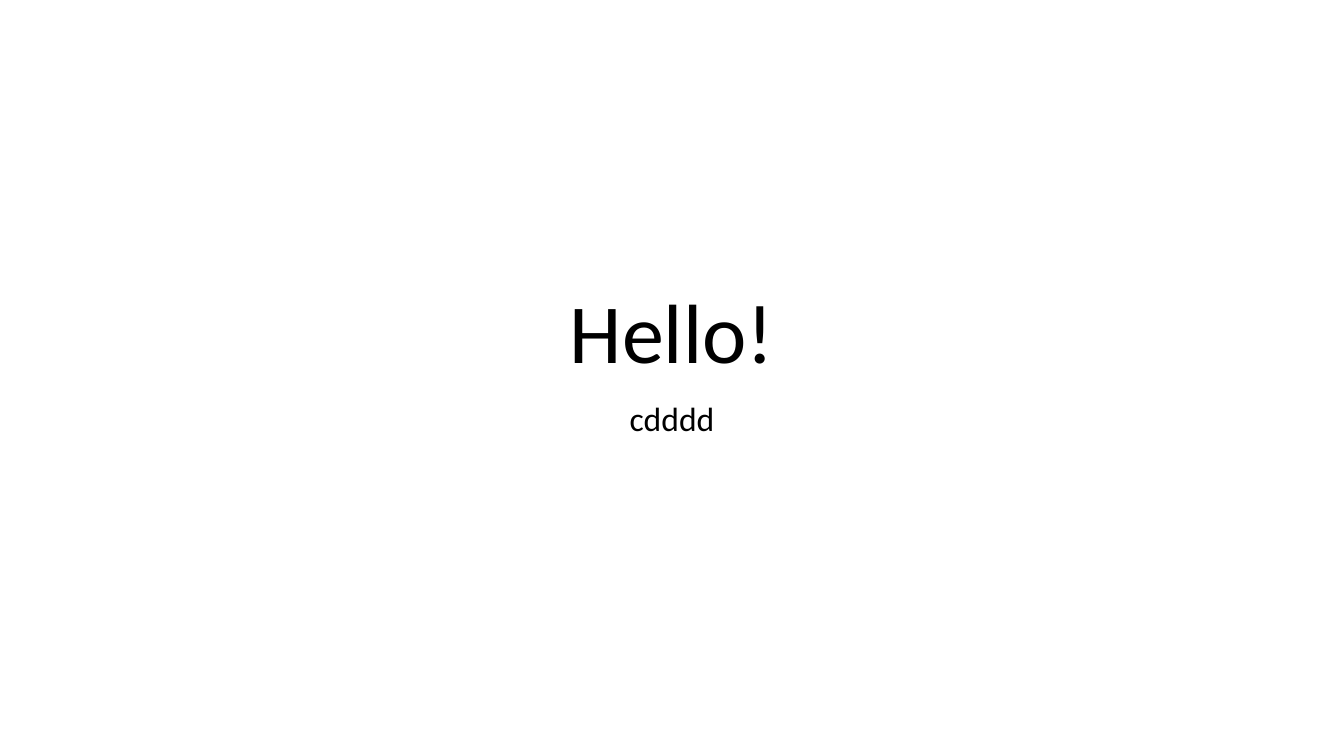
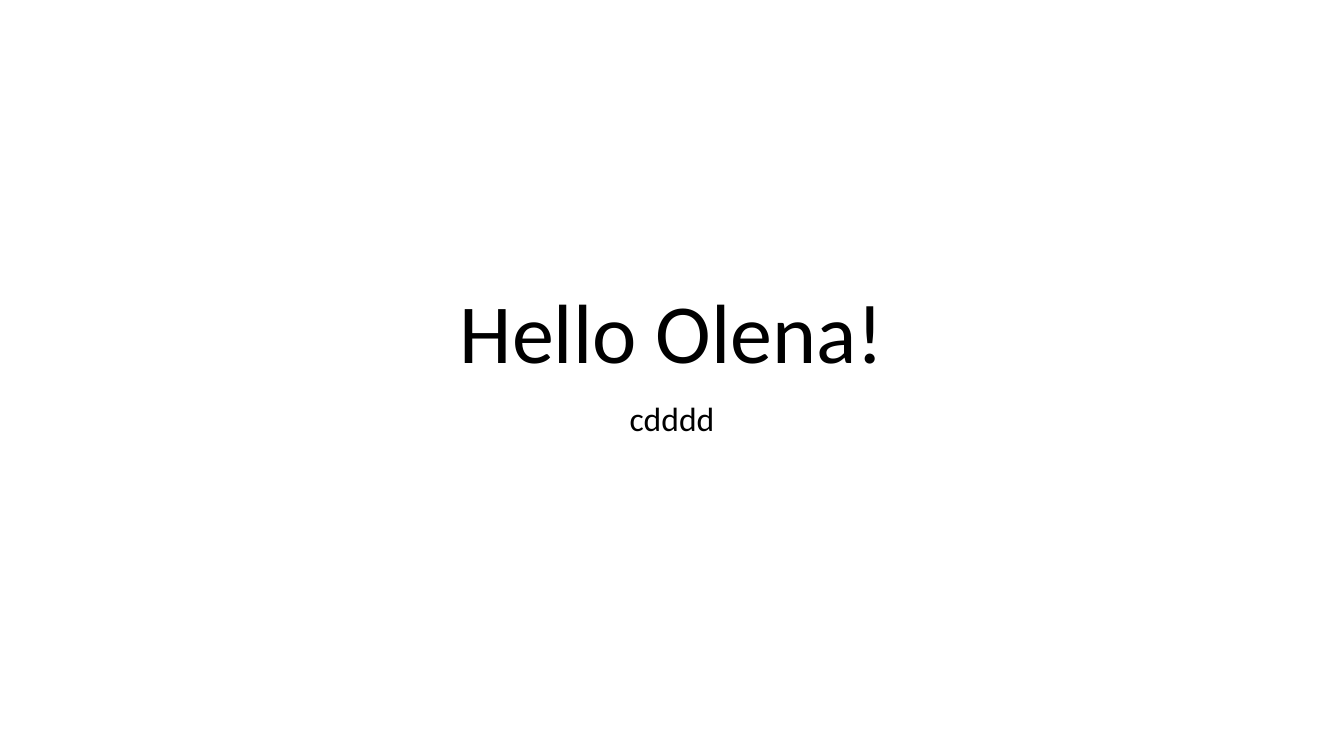
Before and after one commit to OlenaIklenko/Test-repository, a slide deck: slide 1 of New Microsoft PowerPoint Presentation.pptx. Drawn at 1344x756 pixels with LibreOffice and Linux fonts; fonts in the diff are those of the drawing. Boxes give left, top, right and bottom in pixels: in the first picture for what was removed or moved away, otherwise in the second. Text is boxed around its words. In the diff, an @@ line names an element or a change of style, - is before the commit and + after.

Commit message:
Third commit

```diff
--- a/New Microsoft PowerPoint Presentation.pptx
+++ b/New Microsoft PowerPoint Presentation.pptx
@@ title at (460, 304, 884, 364): text changed @@
-Hello!
+Hello Olena!
```
